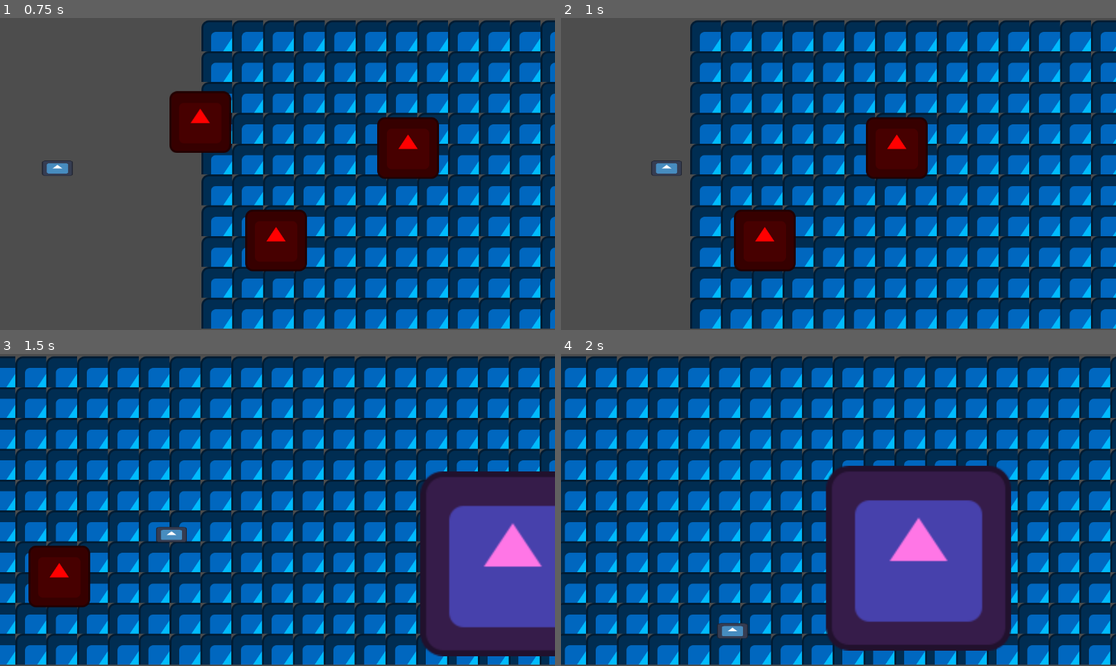
Above: before the commit, frames 1-4 (two rows, left to right).
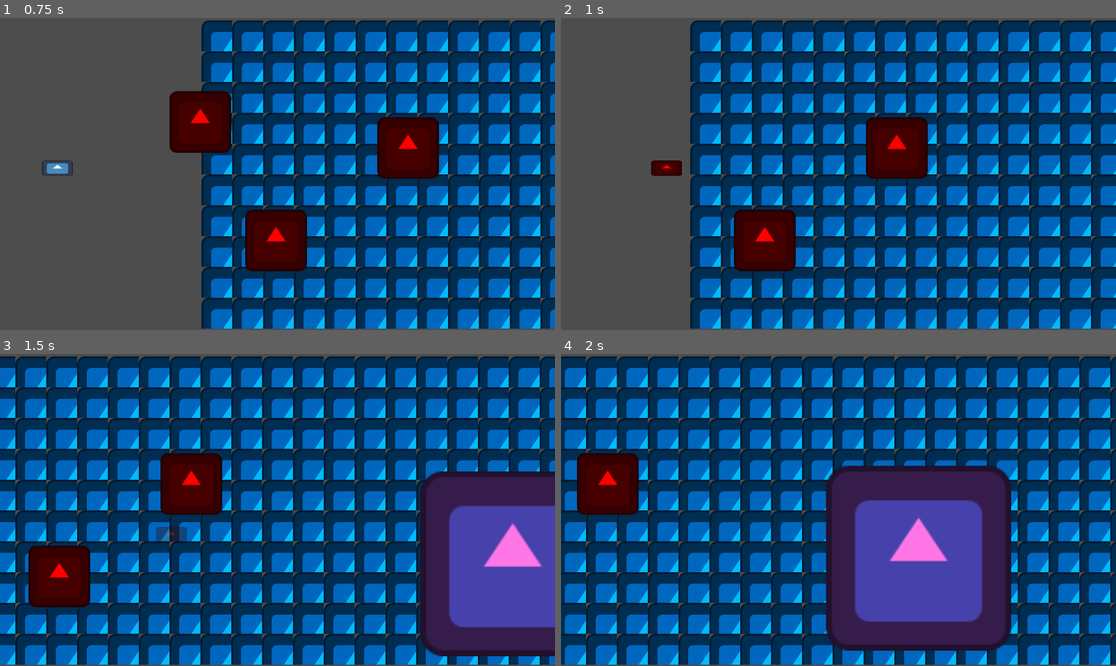
Above: after the commit, the same moments.

Repository: UHSGDC/alfred-the-dipping-bird
Game: Godot game, scene res://scenes/midwest/midwest_minigame.tscn
Same seed, same stepped clock (60 frames per second), same inputs: the game is played once before the commit and once after it. The project has no main scene, so this scene is started directly. The engine's default icon, where the game draws it, is replaced by a stand-in: a white triangle on a blue panel in a dark square.
Inputs:
- Up to frame 1 (0.75 s): tap Enter (minigame_tester_reinstance) at 0.5 s; hold D (right) from 0.53 s (still down); tap Space (interact) at 0.6 s
- Up to frame 2 (1 s): keep holding D (right)
- Up to frame 3 (1.5 s): release D (right) at 1.28 s; hold S (down) from 1.28 s (still down); tap Backspace (minigame_tester_end) at 1.35 s
- Up to frame 4 (2 s): keep holding S (down)

Frame 1 is identical in both runs. In frame 2, 0.3% of the frame differs, in the area x 16-22%, y 45-51%; in frame 3, 2.4%; in frame 4, 2.4%, in the area x 2-34%, y 31-92%.

Commit message:
Hit invincibility and velocity fix
- Velocity would not be zero when trying to go past border. This meant trying to go away from the border would take longer than expected

Diff:
--- a/scenes/midwest/midwest_minigame.tscn
+++ b/scenes/midwest/midwest_minigame.tscn
@@ -8,6 +8,44 @@
 
 [sub_resource type="RectangleShape2D" id="RectangleShape2D_22vw1"]
 size = Vector2(64, 32)
+
+[sub_resource type="Animation" id="Animation_4wynb"]
+resource_name = "RESET"
+length = 0.001
+tracks/0/type = "value"
+tracks/0/imported = false
+tracks/0/enabled = true
+tracks/0/path = NodePath("Sprite2D:modulate")
+tracks/0/interp = 1
+tracks/0/loop_wrap = true
+tracks/0/keys = {
+"times": PackedFloat32Array(0),
+"transitions": PackedFloat32Array(1),
+"update": 0,
+"values": [Color(1, 1, 1, 1)]
+}
+
+[sub_resource type="Animation" id="Animation_psljt"]
+resource_name = "hurt"
+length = 1.5
+tracks/0/type = "value"
+tracks/0/imported = false
+tracks/0/enabled = true
+tracks/0/path = NodePath("Sprite2D:modulate")
+tracks/0/interp = 1
+tracks/0/loop_wrap = true
+tracks/0/keys = {
+"times": PackedFloat32Array(0, 0.4, 0.7, 1, 1.2, 1.4, 1.5),
+"transitions": PackedFloat32Array(1, 1, 1, 1, 1, 1, 1),
+"update": 0,
+"values": [Color(1, 0, 0, 1), Color(1, 0, 0, 0), Color(1, 0, 0, 1), Color(1, 0, 0, 0), Color(1, 0, 0, 1), Color(1, 0, 0, 0), Color(1, 1, 1, 1)]
+}
+
+[sub_resource type="AnimationLibrary" id="AnimationLibrary_yew67"]
+_data = {
+"RESET": SubResource("Animation_4wynb"),
+"hurt": SubResource("Animation_psljt")
+}
 
 [sub_resource type="TileSetAtlasSource" id="TileSetAtlasSource_kghg2"]
 texture = ExtResource("3_0mew7")
@@ -45,6 +83,11 @@
 
 [node name="CollisionShape2D" type="CollisionShape2D" parent="Player"]
 shape = SubResource("RectangleShape2D_22vw1")
+
+[node name="AnimationPlayer" type="AnimationPlayer" parent="Player"]
+libraries = {
+"": SubResource("AnimationLibrary_yew67")
+}
 
 [node name="DebugBackground" type="TileMap" parent="."]
 z_index = -5
@@ -90,3 +133,4 @@
 [connection signal="area_entered" from="Player" to="Player" method="_on_area_entered"]
 [connection signal="body_entered" from="Player" to="Player" method="_on_body_entered"]
 [connection signal="player_killed" from="Player" to="." method="_on_player_player_killed"]
+[connection signal="animation_finished" from="Player/AnimationPlayer" to="Player" method="_on_animation_player_animation_finished"]
--- a/scripts/midwest/player.gd
+++ b/scripts/midwest/player.gd
@@ -21,6 +21,7 @@
 var debug_movement_paused: bool = false
 var velocity: Vector2 = Vector2(AUTOSCROLL_SPEED, 0)
 var tornado: Area2D
+var was_just_hit: bool = false
 
 @onready var current_lives: int = max_lives :
 	set(value):
@@ -29,6 +30,9 @@
 		current_lives = value
 		if current_lives <= 0:
 			player_killed.emit()
+
+@onready var anim_player = $AnimationPlayer
+@onready var sprite = $Sprite2D
 
 
 func _physics_process(delta: float) -> void:
@@ -101,15 +105,29 @@
 	position.x = clampf(position.x, top_left_bound.global_position.x, bot_right_bound.global_position.x)
 	position.y = clampf(position.y, top_left_bound.global_position.y, bot_right_bound.global_position.y)
 
+	# Zero out velocity if on edge of screen
+	if position.x == top_left_bound.global_position.x or position.x == bot_right_bound.global_position.x:
+		velocity.x = AUTOSCROLL_SPEED
+	if position.y == top_left_bound.global_position.y or position.y == bot_right_bound.global_position.y:
+		velocity.y = 0
+
 
 # Obstacle
 func _on_body_entered(body: Node2D) -> void:
 	if !body.is_in_group("obstacle"):
 		return
+	if was_just_hit: # Player can't be hurt again if they were just hit
+		if debug_mode:
+			print(name + " hit obstacle, but player was just hit, so no damage inflicted")
+		return
 	if debug_mode:
 		print(name + " hit obstacle")
 	current_lives -= 1
 	body.queue_free()
+
+	anim_player.play("hurt")
+	was_just_hit = true
+
 
 
 # Tornado
@@ -120,3 +138,7 @@
 		print(name + " hit tornado")
 	tornado = area
 	tornado.path_follow_speed = 0
+
+
+func _on_animation_player_animation_finished(_anim_name: StringName) -> void:
+	was_just_hit = false
Not shown: 1 places in scenes/midwest/midwest_minigame.tscn that only renumber resources
